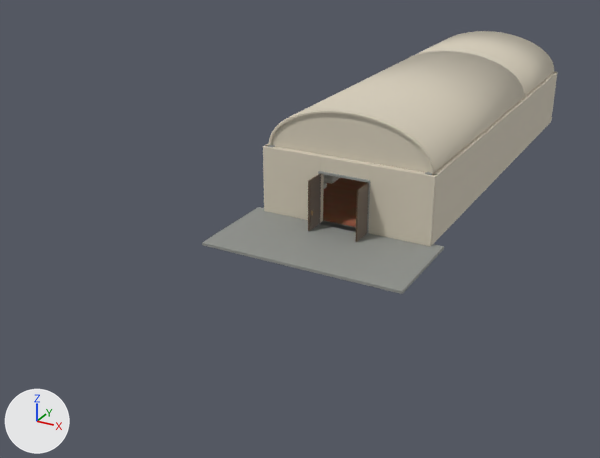
The Blender file Galleria_Beato_Angelico.blend: old version first, new version second.
Rendered twice from a camera (50 mm lens) standing at (19.1, -40.4, 19.3) and looking at (-3.3, 0.5, -1.1). Lighting does not change. The marker at lower left points along +X, +Y and +Z. The first picture is the older version.

The first picture shows 'Anta aperta ingresso', 'Anta aperta ingresso.001', 'Architrave ingresso', 'Cornice superiore porta', 'Facciata laterale ingresso', 'Facciata laterale ingresso.001', 'Lunetta terminale', 'Muratura laterale.001', 'Pannello anta', 'Pannello anta.001', 'Pannello anta.002', 'Pavimento cotto a corsi sfalsati', 'Pedana esterna neutra', 'Pedana opere.001', 'Soglia a filo pavimento', 'Stipite porta esterna.001', 'Volta a botte sala confronto', 'Volta a botte sala principale' and 2 more.
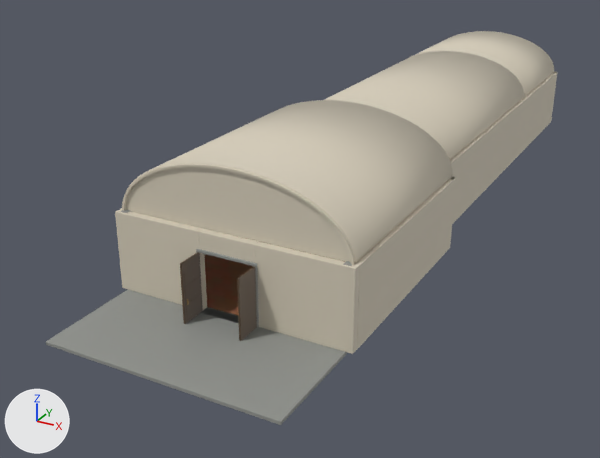
Not visible in the pictures: 'Parete sala vita', 'Pannello biografia 1', 'Superficie vuota biografia 1', 'Pannello biografia 2', 'Superficie vuota biografia 2', 'Basamento biografia.001'.

Where the change shows, as pixel boxes [x1, y1, x2, y2] in the pictures (600 x 458 px):
'Pedana esterna neutra', moved: before [202, 207, 444, 294]; after [46, 290, 348, 425]
'Volta sala vita quadrata', added: after [125, 100, 453, 264]
'Facciata laterale ingresso.001', moved, rescaled (52% wider, 35% taller): before [368, 163, 436, 246]; after [255, 242, 359, 354]
'Lunetta sala vita', added: after [126, 167, 350, 262]
'Facciata laterale ingresso', moved, rescaled (50% wider, 29% taller): before [263, 145, 324, 223]; after [115, 209, 207, 310]
'Parete sala vita.001', added: after [356, 178, 456, 349]
'Lunetta terminale', deleted: before [272, 113, 431, 172]
'Architrave ingresso', moved: before [321, 155, 372, 180]; after [199, 229, 259, 263]
'Anta aperta ingresso.001', moved: before [356, 183, 369, 242]; after [237, 266, 257, 341]
'Cotto sala vita', added (brown): after [205, 235, 345, 316]
'Arco sala vita', added: after [122, 164, 354, 265]
'Anta aperta ingresso', moved: before [308, 174, 321, 231]; after [180, 252, 203, 324]
'Cornice superiore porta', moved: before [318, 171, 370, 183]; after [196, 249, 257, 266]
'Pannello anta.002', moved: before [311, 179, 320, 196]; after [184, 259, 199, 282]
'Pannello anta.001', moved: before [311, 194, 320, 211]; after [185, 277, 200, 300]
'Pannello anta', moved: before [310, 208, 320, 226]; after [186, 294, 201, 317]
'Stipite porta esterna.001', moved: before [367, 182, 370, 234]; after [254, 266, 259, 328]
'Soglia a filo pavimento', moved: before [321, 220, 356, 232]; after [201, 307, 239, 323]
'Sottofondo sala vita', added (mostly hidden): after [205, 255, 250, 314]
'Pedana opere.001', deleted (mostly hidden): before [324, 175, 340, 184]
'Pavimento cotto a corsi sfalsati', unchanged, covered by the edit: before [323, 163, 427, 227]

The change, as a list of edits to the scene's bpy script:
```text
Remove ob_lunetta_terminale:
    ob_lunetta_terminale = bpy.data.objects.new('Lunetta terminale', me_lunetta_terminale)
Remove ob_pedana_opere_001:
    ob_pedana_opere_001 = bpy.data.objects.new('Pedana opere.001', me_cube_036)
Change ob_facciata_laterale_ingresso:
    ob_facciata_laterale_ingresso.location: (-3.42, -0.2, 2.05) -> (-3.92, -12.2, 2.05)
    ob_facciata_laterale_ingresso.scale: (1.0, 1.0, 1.0) -> (1.26, 1.0, 1.0)
Change ob_facciata_laterale_ingresso_001:
    ob_facciata_laterale_ingresso_001.location: (3.42, -0.2, 2.05) -> (3.92, -12.2, 2.05)
    ob_facciata_laterale_ingresso_001.scale: (1.0, 1.0, 1.0) -> (1.26, 1.0, 1.0)
Change ob_architrave_ingresso:
    ob_architrave_ingresso.location: (0.0, -0.2, 3.65) -> (0.0, -12.2, 3.65)
Change ob_stipite_porta_esterna_001:
    ob_stipite_porta_esterna_001.location: (1.55, -0.44, 1.57) -> (1.55, -12.44, 1.57)
Change ob_cornice_superiore_porta:
    ob_cornice_superiore_porta.location: (0.0, -0.44, 3.16) -> (0.0, -12.44, 3.16)
Change ob_soglia_a_filo_pavimento:
    ob_soglia_a_filo_pavimento.location: (0.0, -0.25, -0.04) -> (0.0, -12.25, -0.04)
Change ob_pedana_esterna_neutra:
    ob_pedana_esterna_neutra.location: (0.0, -3.0, -0.09) -> (0.0, -15.0, -0.09)
Change ob_anta_aperta_ingresso:
    ob_anta_aperta_ingresso.location: (-1.51, -1.13, 1.55) -> (-1.51, -13.13, 1.55)
Change ob_pannello_anta:
    ob_pannello_anta.location: (-1.45, -1.13, 0.65) -> (-1.45, -13.13, 0.65)
Change ob_pannello_anta_001:
    ob_pannello_anta_001.location: (-1.45, -1.13, 1.55) -> (-1.45, -13.13, 1.55)
Change ob_pannello_anta_002:
    ob_pannello_anta_002.location: (-1.45, -1.13, 2.45) -> (-1.45, -13.13, 2.45)
Change ob_anta_aperta_ingresso_001:
    ob_anta_aperta_ingresso_001.location: (1.51, -1.13, 1.55) -> (1.51, -13.13, 1.55)
Add ob_basamento_biografia_001:
    ob_basamento_biografia_001 = bpy.data.objects.new('Basamento biografia.001', me_cube_120)  # a box spanning x -0.5..0.5, y -1.4..1.4, z -0.15..0.15; in mat_basamenti_avorio (light grey #d6d4cb); modifiers BEVEL, WEIGHTED_NORMAL
    ob_basamento_biografia_001.location = (-5.35, -6.0, 0.16)
Add ob_superficie_vuota_biografia_2:
    ob_superficie_vuota_biografia_2 = bpy.data.objects.new('Superficie vuota biografia 2', me_cube_119)  # a box spanning x -0.02..0.02, y -1.11..1.11, z -0.95..0.95; in mat_basamenti_avorio (light grey #d6d4cb); modifiers BEVEL, WEIGHTED_NORMAL
    ob_superficie_vuota_biografia_2.location = (-5.51, -6.0, 2.0)
Add ob_pannello_biografia_2:
    ob_pannello_biografia_2 = bpy.data.objects.new('Pannello biografia 2', me_cube_118)  # a box spanning x -0.11..0.11, y -1.38..1.38, z -1.62..1.62; modifiers BEVEL, WEIGHTED_NORMAL
    ob_pannello_biografia_2.location = (-5.66, -6.0, 1.74)
Add ob_superficie_vuota_biografia_1:
    ob_superficie_vuota_biografia_1 = bpy.data.objects.new('Superficie vuota biografia 1', me_cube_119.copy())  # modifiers BEVEL, WEIGHTED_NORMAL
    ob_superficie_vuota_biografia_1.location = (-5.51, -9.0, 2.0)
Add ob_pannello_biografia_1:
    ob_pannello_biografia_1 = bpy.data.objects.new('Pannello biografia 1', me_cube_118.copy())  # modifiers BEVEL, WEIGHTED_NORMAL
    ob_pannello_biografia_1.location = (-5.66, -9.0, 1.74)
Add ob_cotto_sala_vita:
    ob_cotto_sala_vita = bpy.data.objects.new('Cotto sala vita', me_cotto_sala_vita)  # 2460 vertices, 615 faces; spans x -5.99..5.99, y -11.99..-0.01, z 0.0
    ob_cotto_sala_vita.location = (0.0, 0.0, 0.0)
Add ob_sottofondo_sala_vita:
    ob_sottofondo_sala_vita = bpy.data.objects.new('Sottofondo sala vita', me_cube_114)  # a box spanning x -6.0..6.0, y -6.0..6.0, z -0.08..0.08; in mat_fughe_cotto (brown #816c57)
    ob_sottofondo_sala_vita.location = (0.0, -6.0, -0.09)
Add ob_lunetta_sala_vita:
    ob_lunetta_sala_vita = bpy.data.objects.new('Lunetta sala vita', me_lunetta_sala_vita)  # 66 vertices, 64 faces; spans x -6.0..6.0, y -12.0, z 4.1..7.2
    ob_lunetta_sala_vita.location = (0.0, 0.0, 0.0)
Add ob_arco_sala_vita:
    ob_arco_sala_vita = bpy.data.objects.new('Arco sala vita', me_arco_sala_vita)  # 196 vertices, 192 faces; spans x -6.11..6.11, y -12.14..-11.86, z 4.1..7.31
    ob_arco_sala_vita.location = (0.0, 0.0, 0.0)
Add ob_volta_sala_vita_quadrata:
    ob_volta_sala_vita_quadrata = bpy.data.objects.new('Volta sala vita quadrata', me_volta_sala_vita_quadrata)  # 130 vertices, 64 faces; spans x -6.0..6.0, y -12.0..0.0, z 4.1..7.2; modifiers SOLIDIFY
    ob_volta_sala_vita_quadrata.location = (0.0, 0.0, 0.0)
Add ob_parete_sala_vita_001:
    ob_parete_sala_vita_001 = bpy.data.objects.new('Parete sala vita.001', me_cube_095)  # a box spanning x -0.18..0.18, y -6.0..6.0, z -2.05..2.05; modifiers BEVEL, WEIGHTED_NORMAL
    ob_parete_sala_vita_001.location = (6.18, -6.0, 2.05)
Add ob_parete_sala_vita:
    ob_parete_sala_vita = bpy.data.objects.new('Parete sala vita', me_cube_095.copy())  # modifiers BEVEL, WEIGHTED_NORMAL
    ob_parete_sala_vita.location = (-6.18, -6.0, 2.05)
```
